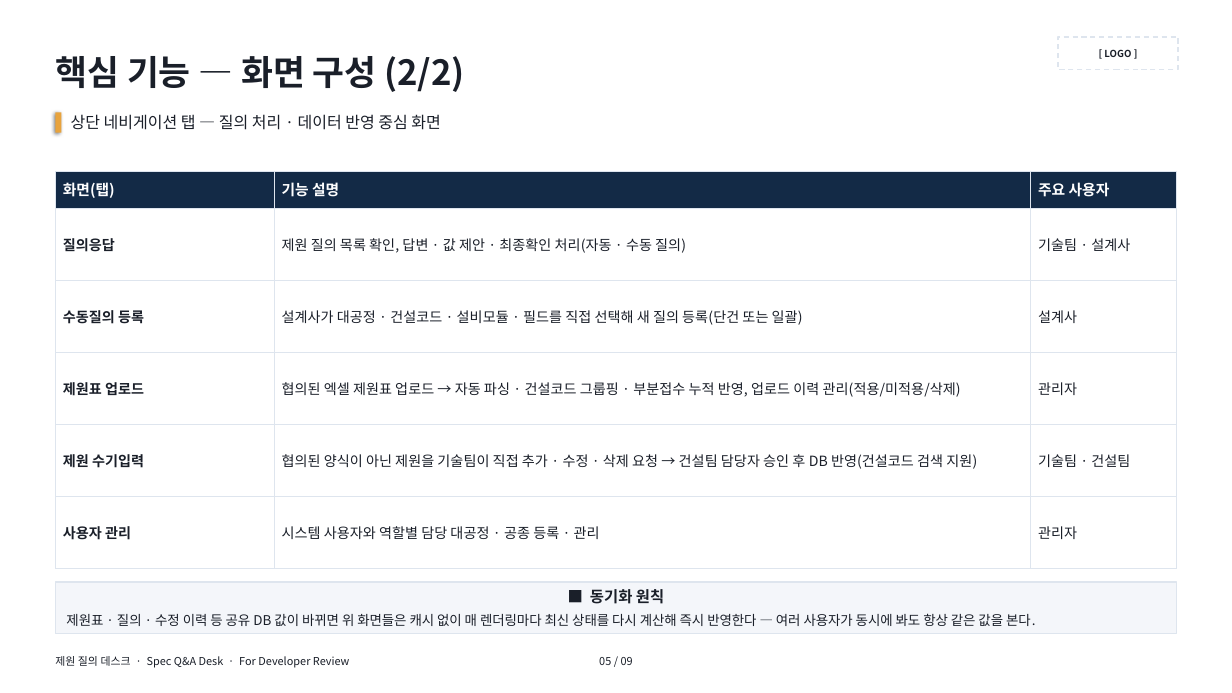
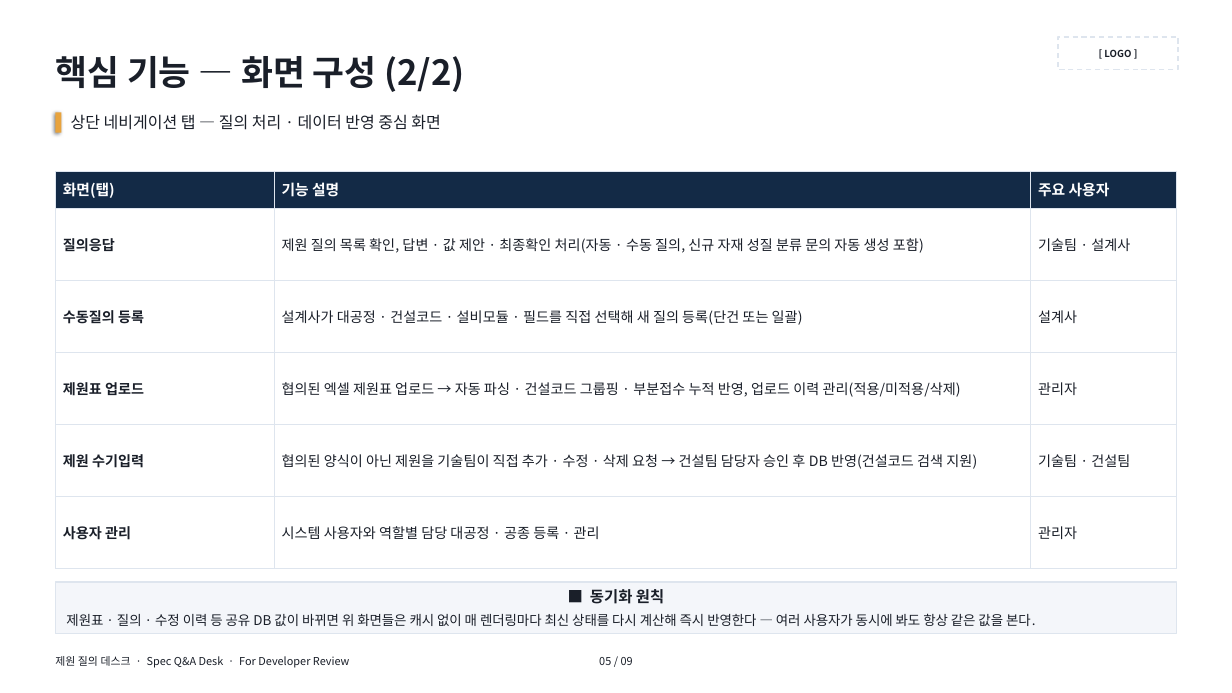
Before and after one commit to bbooggoo/-, a slide deck: slide 5 of demo/spec-qa-workflow-dev-briefing.pptx. Drawn at 1232x693 pixels with LibreOffice and Linux fonts; fonts in the diff are those of the drawing. Boxes give left, top, right and bottom in pixels: in the first picture for what was removed or moved away, otherwise in the second. Text is boxed around its words. In the diff, an @@ line names an element or a change of style, - is before the commit and + after.

```diff
--- a/demo/spec-qa-workflow-dev-briefing.pptx
+++ b/demo/spec-qa-workflow-dev-briefing.pptx
@@ table at (55, 171, 1177, 568) @@
-row 2, column 2: 제원 질의 목록 확인, 답변 · 값 제안 · 최종확인 처리(자동 · 수동 질의)
+row 2, column 2: 제원 질의 목록 확인, 답변 · 값 제안 · 최종확인 처리(자동 · 수동 질의, 신규 자재 성질 분류 문의 자동 생성 포함)
```
Also in this commit, not shown: 1 other slide changed, 1 other file.
